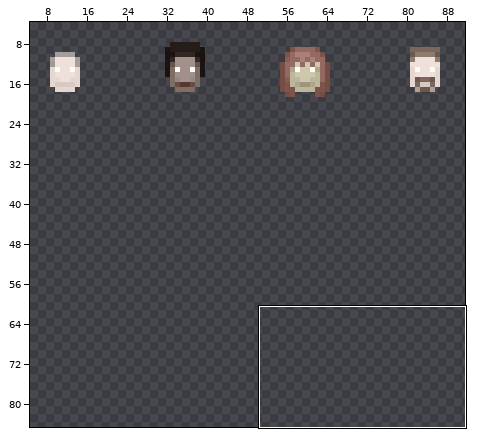
A sprite sheet gets an edit: assets/bed_patients.png. The picture above shows the old version from afar; the outline marks the close-up.
Close-up. Before:
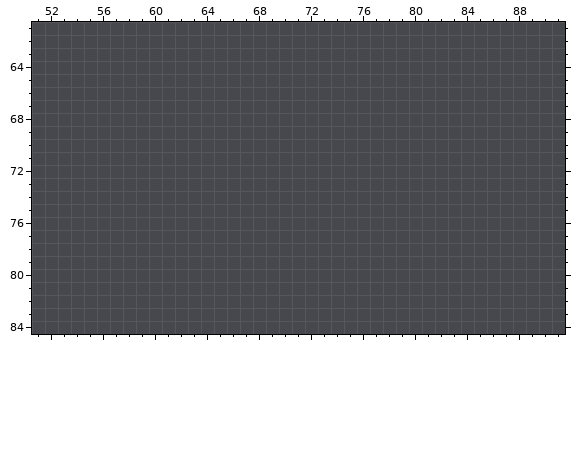
The file is 96x118 pixels. Colours within 5 levels of each other are drawn and written as one. Shown: x 51..91, y 61..84. The wide view leaves out empty margins. The commit also changed other parts of the picture, which this record leaves out.
After the commit:
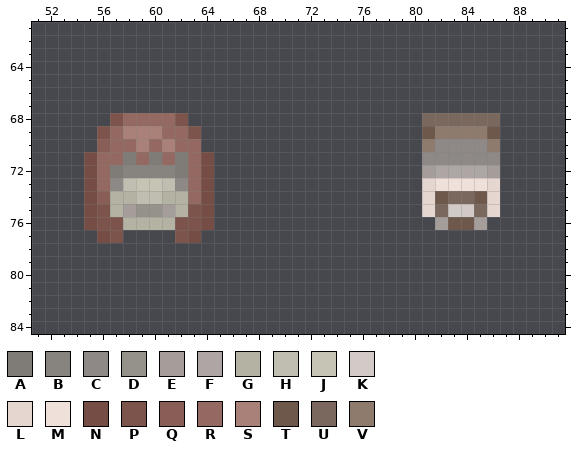
Palette (. is transparent): A #7f7b77  B #87847f  C #8e8886  D #949289  E #a49d9a  F #ada6a4  G #b3b2a3  H #c0beb0  J #c6c4b5  K #d1cac7  L #e5d6cf  M #efe0da  N #764d45  P #7d544c  Q #885e56  R #936961  S #a98179  T #6e584b  U #7a685e  V #8f7a6e
Changes in this commit:
Changed rows in their new state; - is an unchanged pixel.
first column x 55:
68 --PRRRRP------------------UUUUUU
69 -PRSSSRRP-----------------TVVVVT
70 -QRRSRSRR-----------------VCCCCV
71 NRRARARARN----------------CCCCCC
72 NRABBBBARN----------------EFFFFE
73 NRCHJJHCRN----------------LMMMML
74 NQGGHHGGRN----------------LTUUTL
75 NPGEDDEGPN----------------LUKKUL
76 NPPGGGGPPN-----------------ETTE-
77 -NP----PN-----------------------
Changed places in both close-ups, as pixel boxes (x1, y1, x2, y2):
added: (84, 113, 214, 243)
added: (422, 113, 500, 230)
